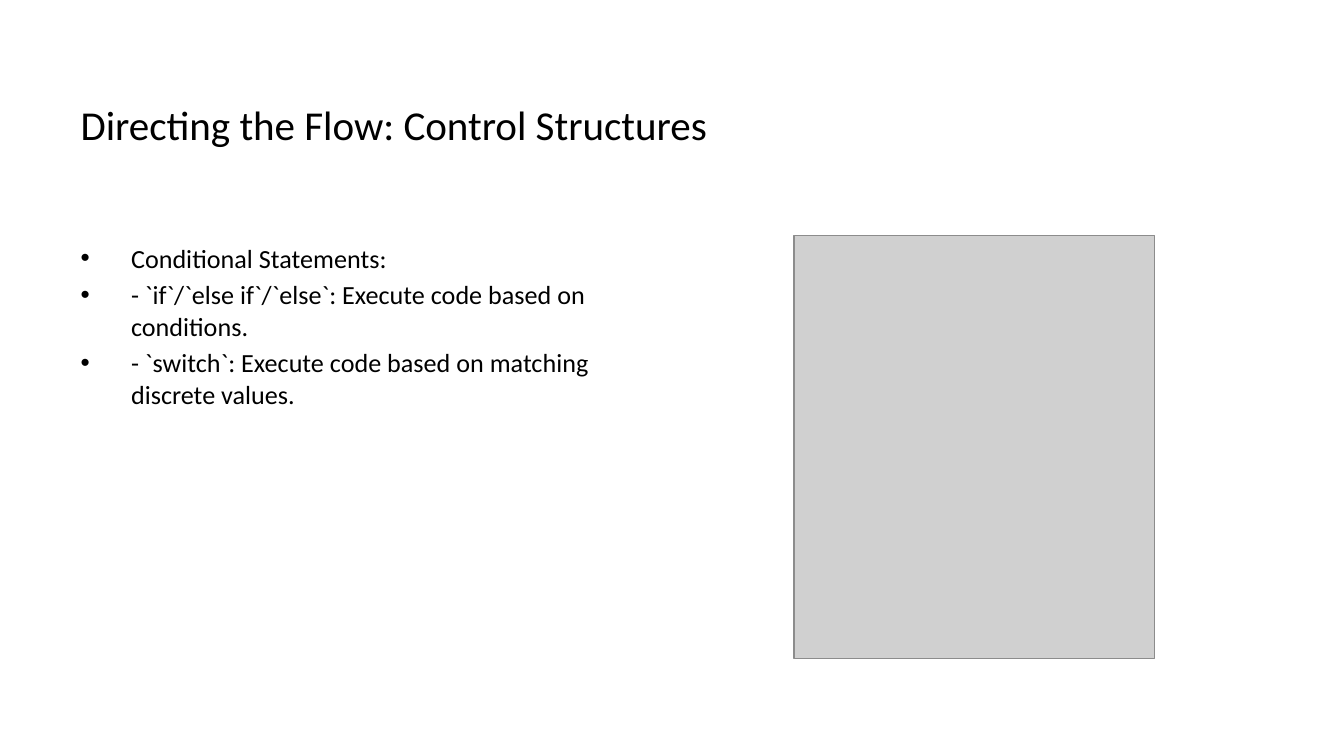
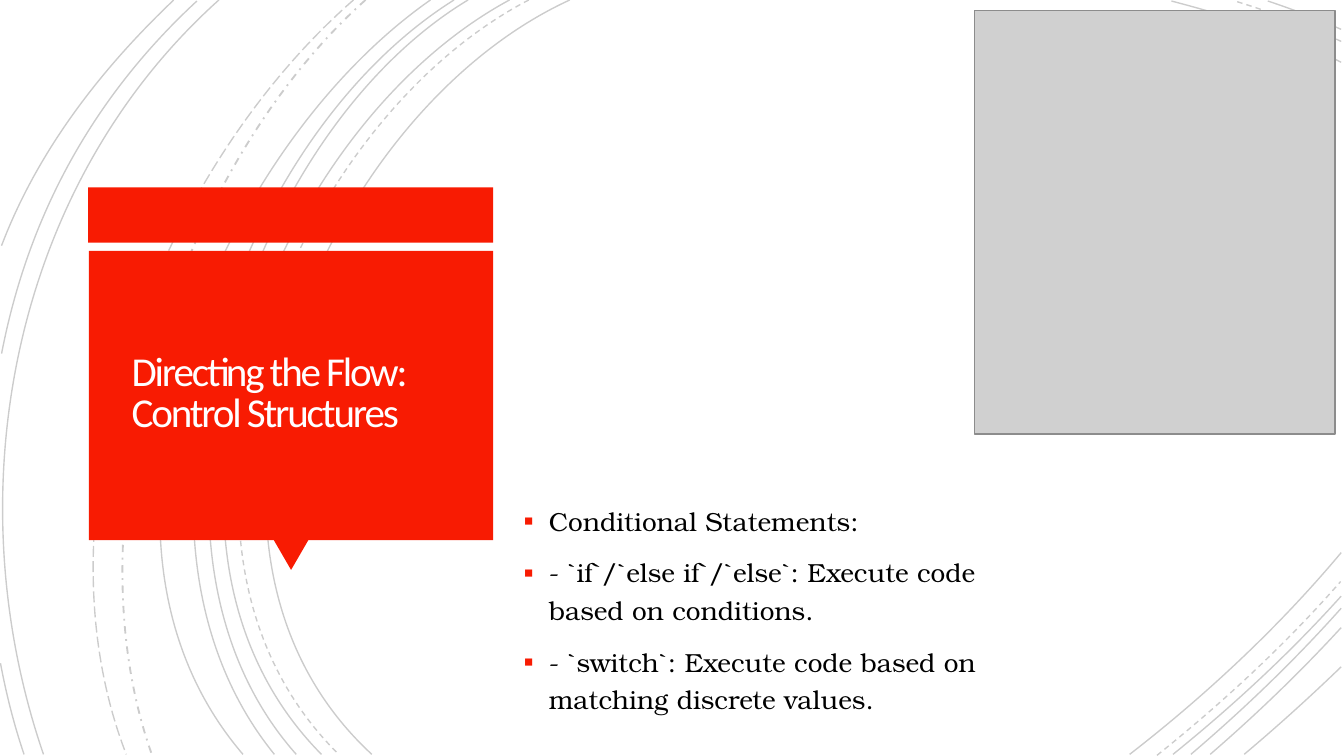
Before and after one commit to arpit3043/PropeersJavaFSBootCamp, a slide deck: slide 9 of Java Programming Crash Course_ Beginner to Intermediate.pptx. Drawn at 1344x756 pixels with LibreOffice and Linux fonts; fonts in the diff are those of the drawing; grey boxes stand for pictures. Boxes give left, top, right and bottom in pixels: in the first picture for what was removed or moved away, otherwise in the second. Text is boxed around its words. In the diff, an @@ line names an element or a change of style, - is before the commit and + after.

```diff
--- a/Java Programming Crash Course_ Beginner to Intermediate.pptx
+++ b/Java Programming Crash Course_ Beginner to Intermediate.pptx
@@ group added at box(0, 0, 1341, 755): 21 freeform shapes @@
@@ picture: place and size @@
-picture at box(794, 235, 1154, 659)
+picture at box(974, 11, 1335, 434)
@@ rectangle added at box(89, 187, 493, 242), fill #F81B02 @@
@@ rectangle added at box(89, 251, 493, 540), fill #F81B02 @@
@@ title "Directing the Flow: Control Structures": place and size @@
-title "Directing the Flow: Control Structures" at box(81, 111, 707, 147)
+title "Directing the Flow: Control Structures" at box(132, 357, 407, 428)
@@ title "Directing the Flow: Control Structures" at box(132, 357, 407, 428): text colour #000000 to #FFFEFF, letter spacing 0 to -1.1 pt; line spacing 1 to 0.85 @@
@@ text "Conditional Statements:": place and size @@
-text "Conditional Statements:" at box(131, 250, 589, 405)
+text "Conditional Statements:" at box(549, 512, 976, 716)
@@ text "Conditional Statements:" at box(549, 512, 976, 716): font Calibri to TeX Gyre Bonum; bullet • to ▪; line spacing 1 to 1.2; more space between paragraphs; vertical alignment top to middle @@
@@ triangle added at box(274, 540, 309, 570), fill #F81B02 @@
```
Also in this commit, not shown: 11 other slides changed, 2 slides added, 2 slides removed.
